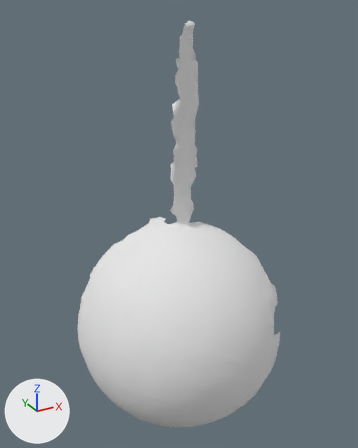
Two versions of the OBJ model res/pendulum_horizontal/Pendulum_horizontal.000102.obj, one commit apart.
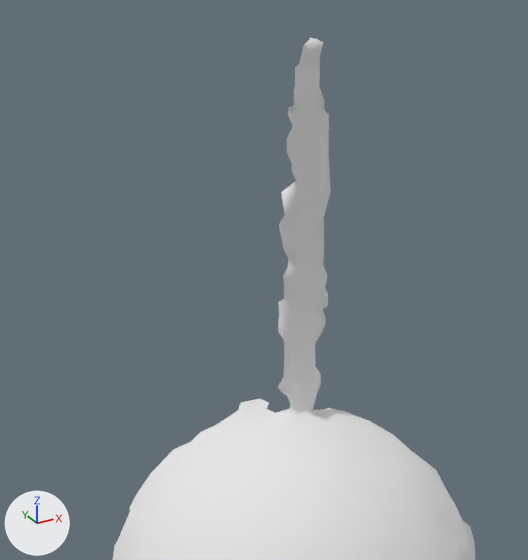
Each version is shown whole from a 50 mm lens placed at (-96.0, -364.0, 388.0), pointed at (187.0, 151.0, 130.0), then close up on the part from 5% to 86% of the width and 0% to 68% of the height. The lights are fixed; the arrows at lower left show +X, +Y and +Z. Where no turn or scale is listed for an object, it has been applied to the vertices.

Objects in the first close-up: 'Pendulum_horizontal.000102'.
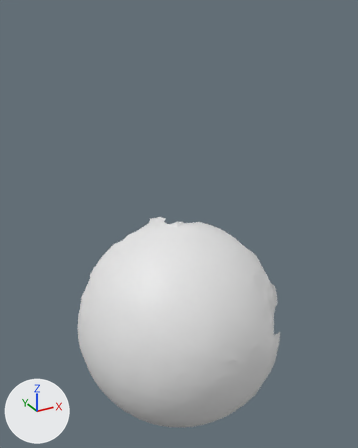
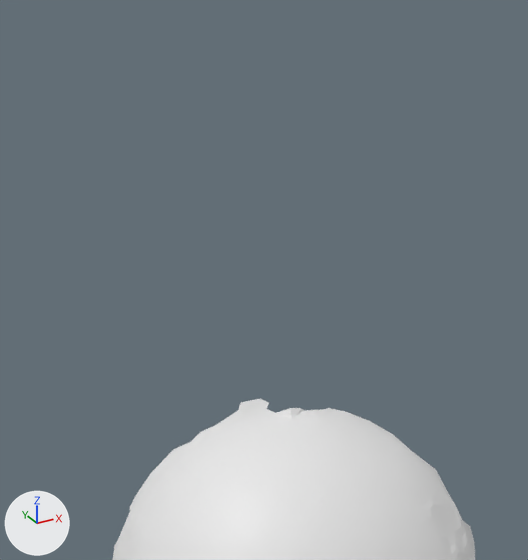
Boxes [x1, y1, x2, y2] around the edits, measured in the close-ups (528 x 560 px):
'Pendulum_horizontal.000102', reshaped
    before: [113, 38, 475, 560]
    after: [113, 399, 475, 560]
part 1 of me_pendulum_horizontal_000102, deleted
    before: [278, 38, 331, 411]

Edits to the bpy script that builds the scene:
```text
Change me_pendulum_horizontal_000102:
    used by ob_pendulum_horizontal_000102; location = (0.0, 0.0, 0.0)
    remove me_pendulum_horizontal_000102.from_pydata(...)  # 5303 vertices, 10450 faces; spans x 52.0..309.0, y 26.0..251.0, z -176.0..372.0
    remove me_pendulum_horizontal_000102.materials.append(mat_pendulum_horizontal_000102)  # white #e7e7e7
    add me_pendulum_horizontal_000102.from_pydata(...)  # 4848 vertices, 9616 faces; spans x 52.0..309.0, y 26.0..251.0, z -176.0..121.0
    me_pendulum_horizontal_000102 part 1: 455 vertices removed from x 185.0..239.0, y 162.0..192.0, z 123.0..372.0
```
